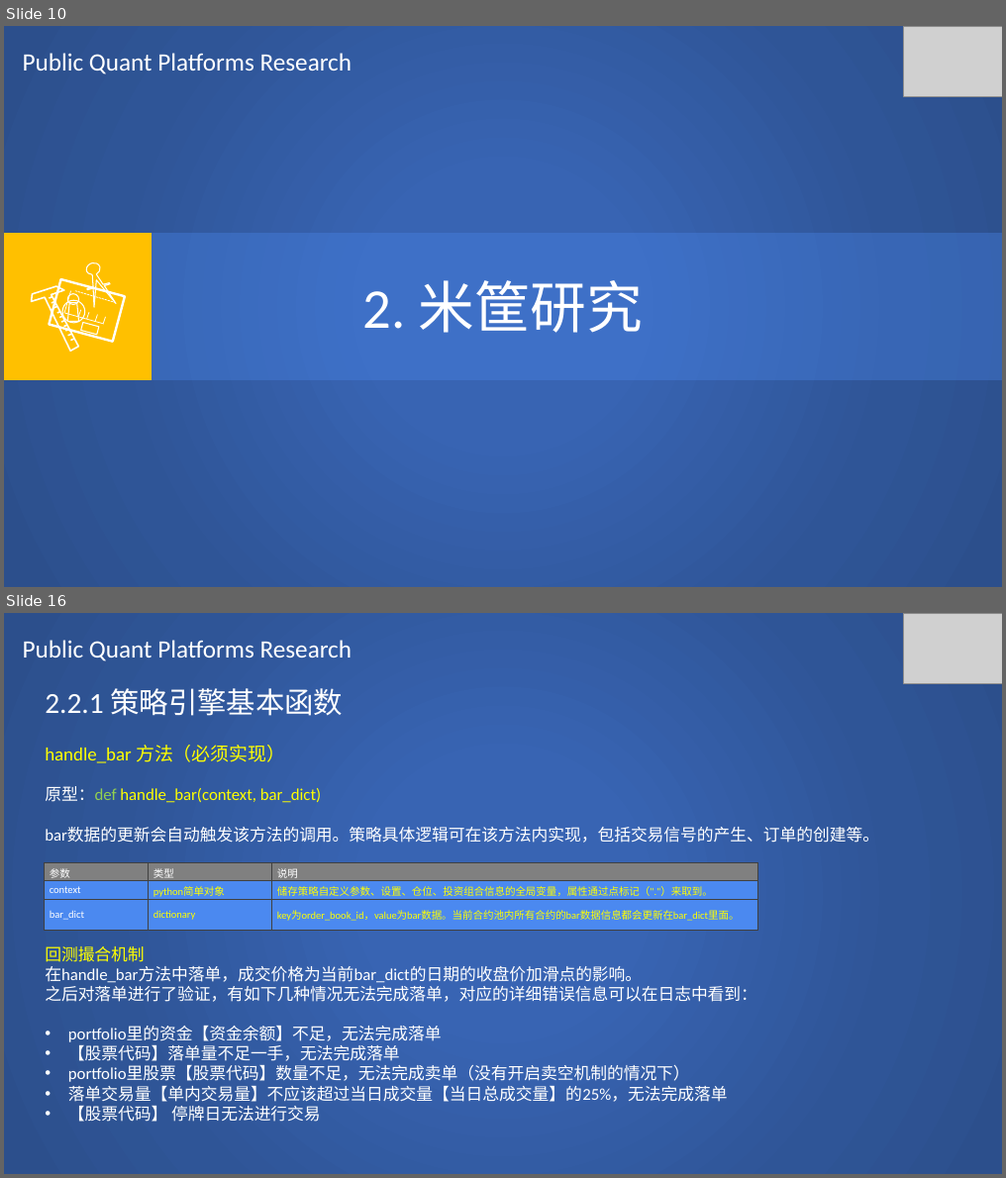
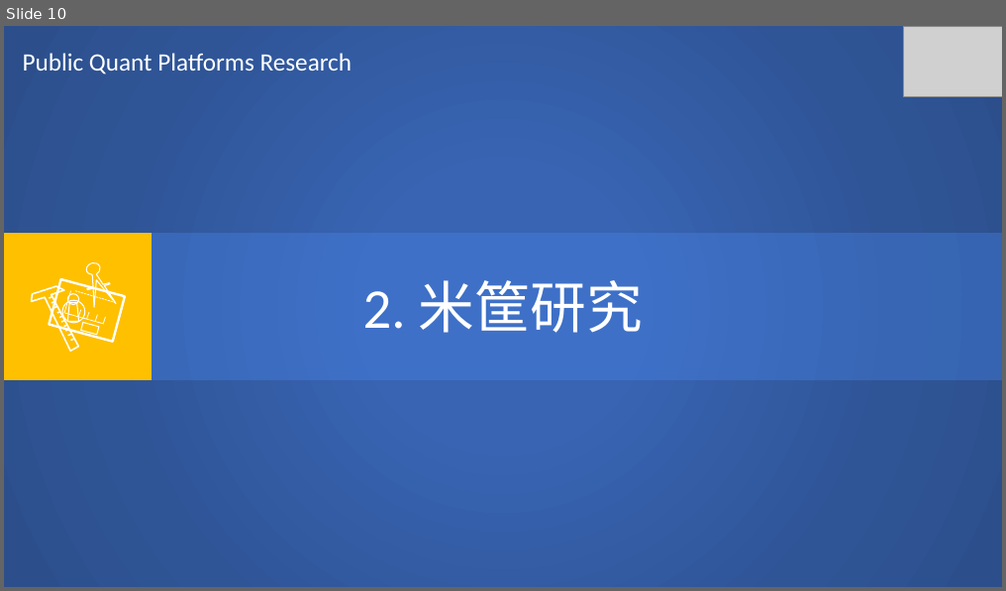
Before and after one commit to SCITLAS/Stellar, a slide deck: Stellar_0.1/documents/public_quant_platforms_research.pptx. Shown one above the other, each under a label of ours: slides 10 and 16 before the commit, slide 10 after it; the slides between them are not shown. The pictures are 1006x1178 and 1006x591 pixels, drawn with LibreOffice and Linux fonts; fonts in the diff are those of the drawing; grey boxes stand for pictures. Boxes give left, top, right and bottom in pixels: in the first picture for what was removed or moved away, otherwise in the second. Text is boxed around its words. In the diff, an @@ line names an element or a change of style, - is before the commit and + after.

Commit message:
Ricequant research 20% done

```diff
--- a/Stellar_0.1/documents/public_quant_platforms_research.pptx
+++ b/Stellar_0.1/documents/public_quant_platforms_research.pptx
@@ slide 16 removed at <box>4,613,1002,1174</box>, background #FFFFFF @@
@@ rectangle removed at <box>4,613,1002,1174</box> @@
@@ text removed at <box>23,640,351,662</box> @@
-Public Quant Platforms Research
@@ picture removed at <box>903,613,1002,683</box> @@
@@ text removed at <box>45,688,879,1122</box> @@
-2.2.1 策略引擎基本函数
-handle_bar 方法（必须实现）
-原型：def handle_bar(context, bar_dict)
-bar数据的更新会自动触发该方法的调用。策略具体逻辑可在该方法内实现，包括交易信号的产生、订单的创建等。
-回测撮合机制
-在handle_bar方法中落单，成交价格为当前bar_dict的日期的收盘价加滑点的影响。
-之后对落单进行了验证，有如下几种情况无法完成落单，对应的详细错误信息可以在日志中看到：
-• portfolio里的资金【资金余额】不足，无法完成落单
-• 【股票代码】落单量不足一手，无法完成落单
-• portfolio里股票【股票代码】数量不足，无法完成卖单（没有开启卖空机制的情况下）
-• 落单交易量【单内交易量】不应该超过当日成交量【当日总成交量】的25%，无法完成落单
-• 【股票代码】 停牌日无法进行交易
@@ table removed at <box>44,863,758,987</box>, 3 rows, 3 columns @@
-参数 | 类型 | 说明
-context | python简单对象 | 储存策略自定义参数、设置、仓位、投资组合信息的全局变量，属性通过点标记（"."）来取到。
-bar_dict | dictionary | key为order_book_id，value为bar数据。当前合约池内所有合约的bar数据信息都会更新在bar_dict里面。
```
Also in this commit, not shown: 3 slides changed, 18 other slides removed, 2 other files.
